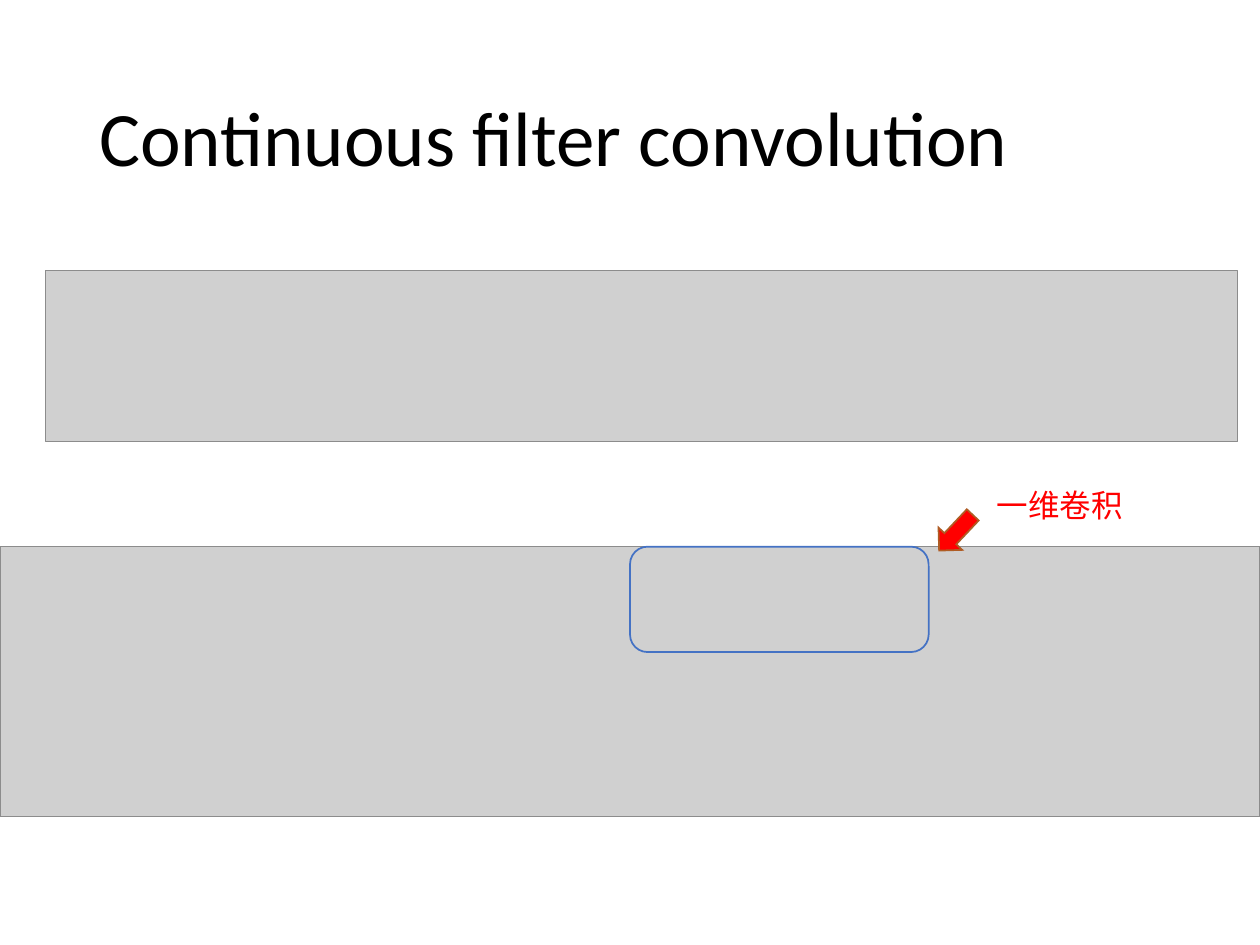
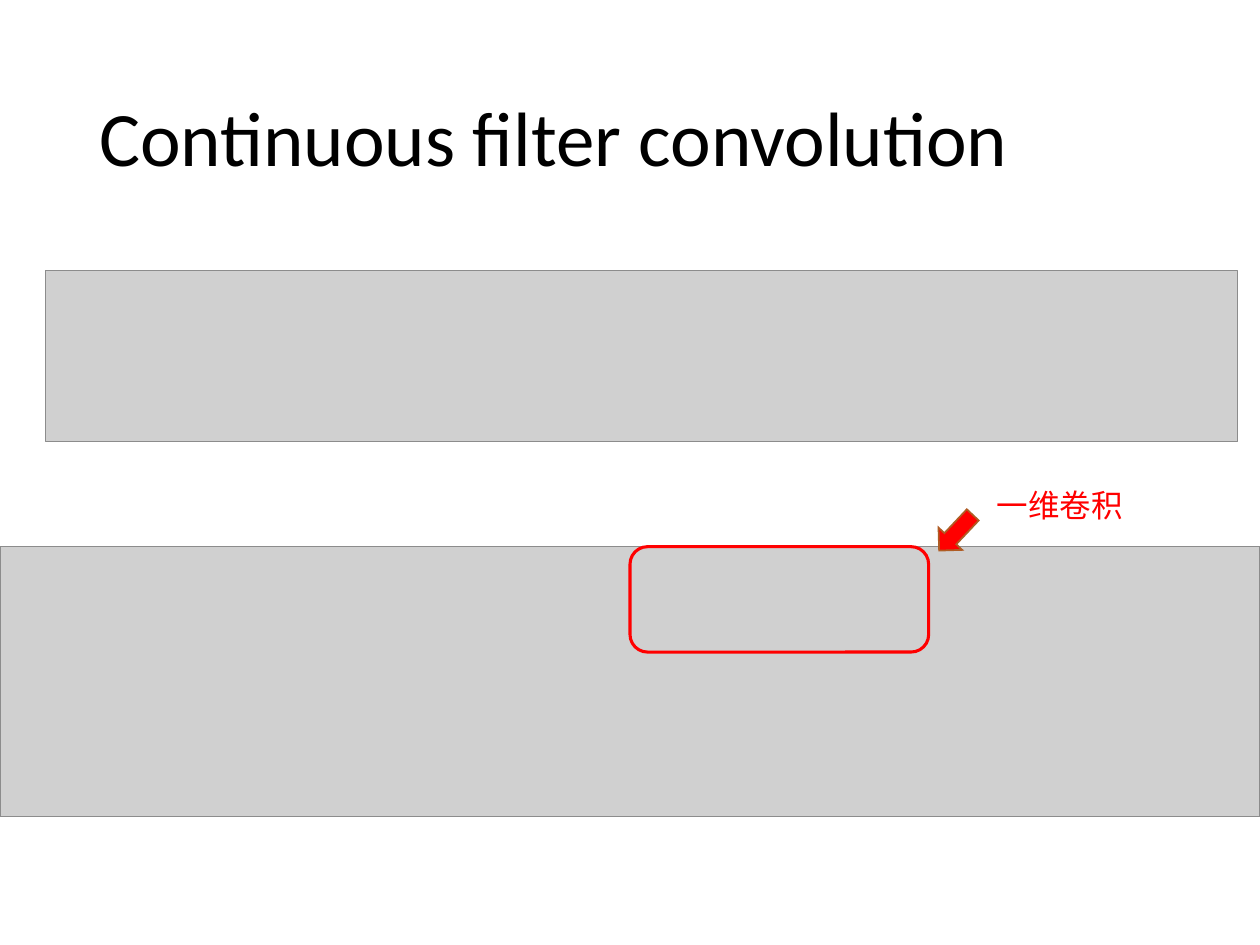
Before and after one commit to jiaweile/discussion-hpc-ai, a slide deck: slide 9 of LearningMaterials/week5/SchNet.pptx (slide 6 before the commit). Drawn at 1260x945 pixels with LibreOffice and Linux fonts; fonts in the diff are those of the drawing; grey boxes stand for pictures. Boxes give left, top, right and bottom in pixels: in the first picture for what was removed or moved away, otherwise in the second. Text is boxed around its words. In the diff, an @@ line names an element or a change of style, - is before the commit and + after.

```diff
--- a/LearningMaterials/week5/SchNet.pptx
+++ b/LearningMaterials/week5/SchNet.pptx
@@ rounded rectangle at [630,547,929,653]: outline #4472C4 1 pt to #FF0000 1.75 pt @@
```
Also in this commit, not shown: 11 other slides changed, 9 slides added, 1 slide removed.
